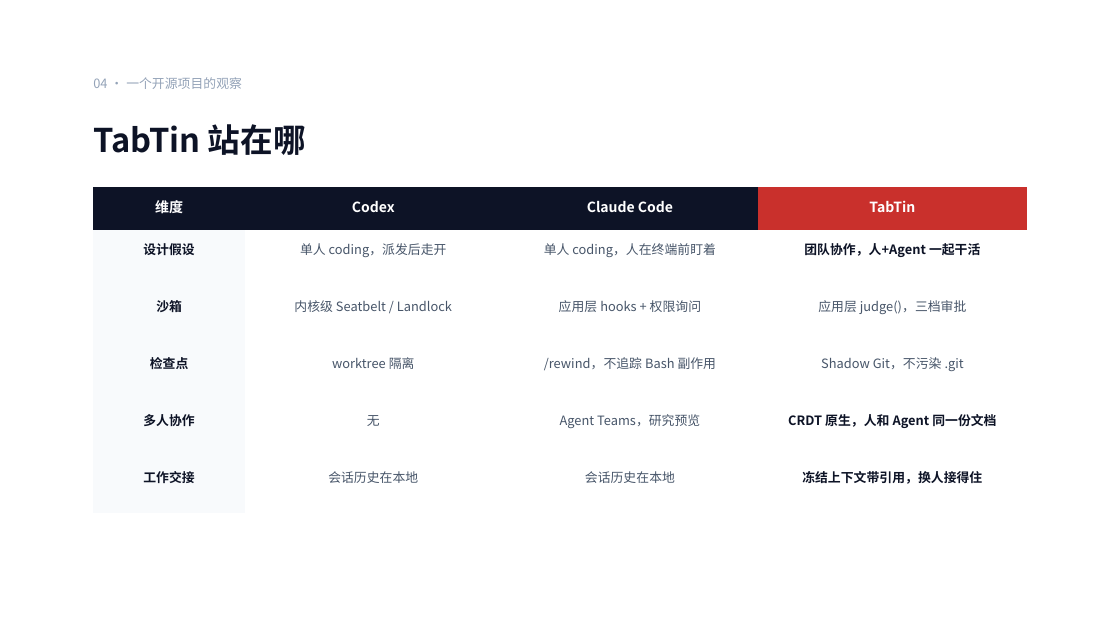
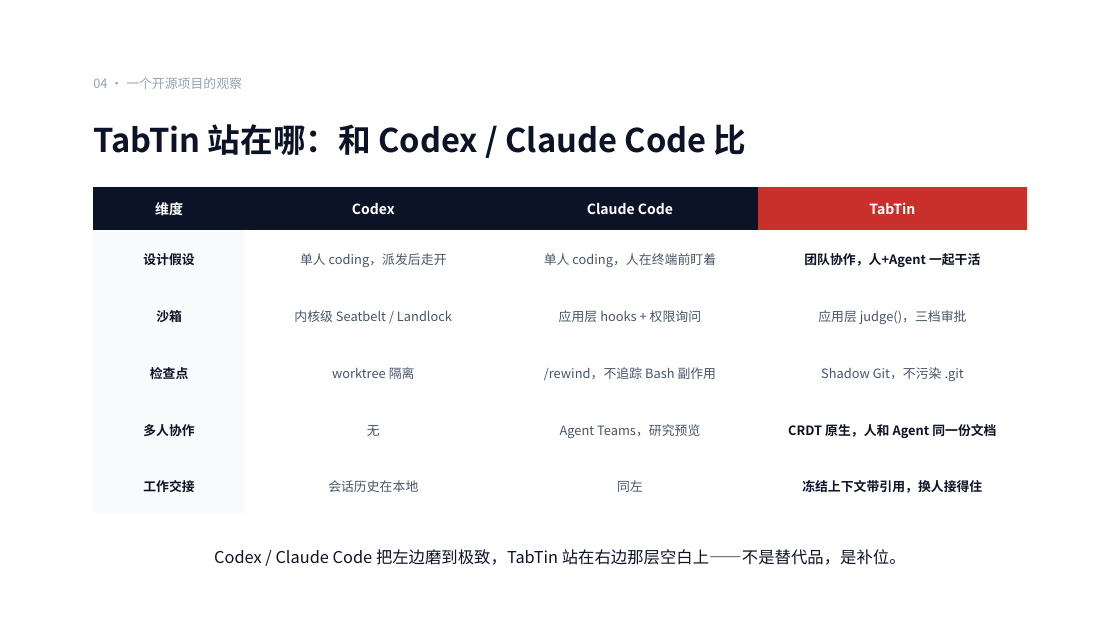
Before and after one commit to ChrysanWithCat/TabTin, a slide deck: slide 15 of 多智能体协同技术分享/从一个人爽到一群人接住：TabTin 与 AI 协作难题.pptx (slide 11 before the commit). Drawn at 1120x630 pixels with LibreOffice and Linux fonts; fonts in the diff are those of the drawing. Boxes give left, top, right and bottom in pixels: in the first picture for what was removed or moved away, otherwise in the second. Text is boxed around its words. In the diff, an @@ line names an element or a change of style, - is before the commit and + after.

```diff
--- a/多智能体协同技术分享/从一个人爽到一群人接住：TabTin 与 AI 协作难题.pptx
+++ b/多智能体协同技术分享/从一个人爽到一群人接住：TabTin 与 AI 协作难题.pptx
@@ text at <box>93,124,747,155</box>: text changed @@
-TabTin 站在哪
+TabTin 站在哪：和 Codex / Claude Code 比
@@ table at <box>93,187,1028,513</box> @@
-row 6, column 3: 会话历史在本地
+row 6, column 3: 同左
@@ text added at <box>214,549,906,565</box>, 14 pt, text #0D1326 @@
+Codex / Claude Code 把左边磨到极致，TabTin 站在右边那层空白上——不是替代品，是补位。
```
Also in this commit, not shown: 2 other slides changed, 16 slides added, 6 other files.
